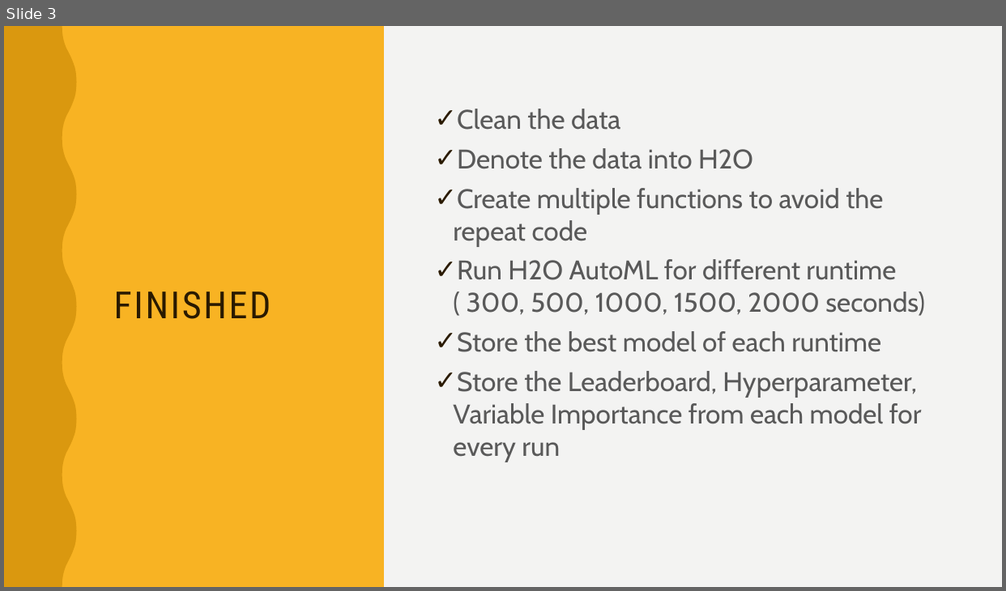
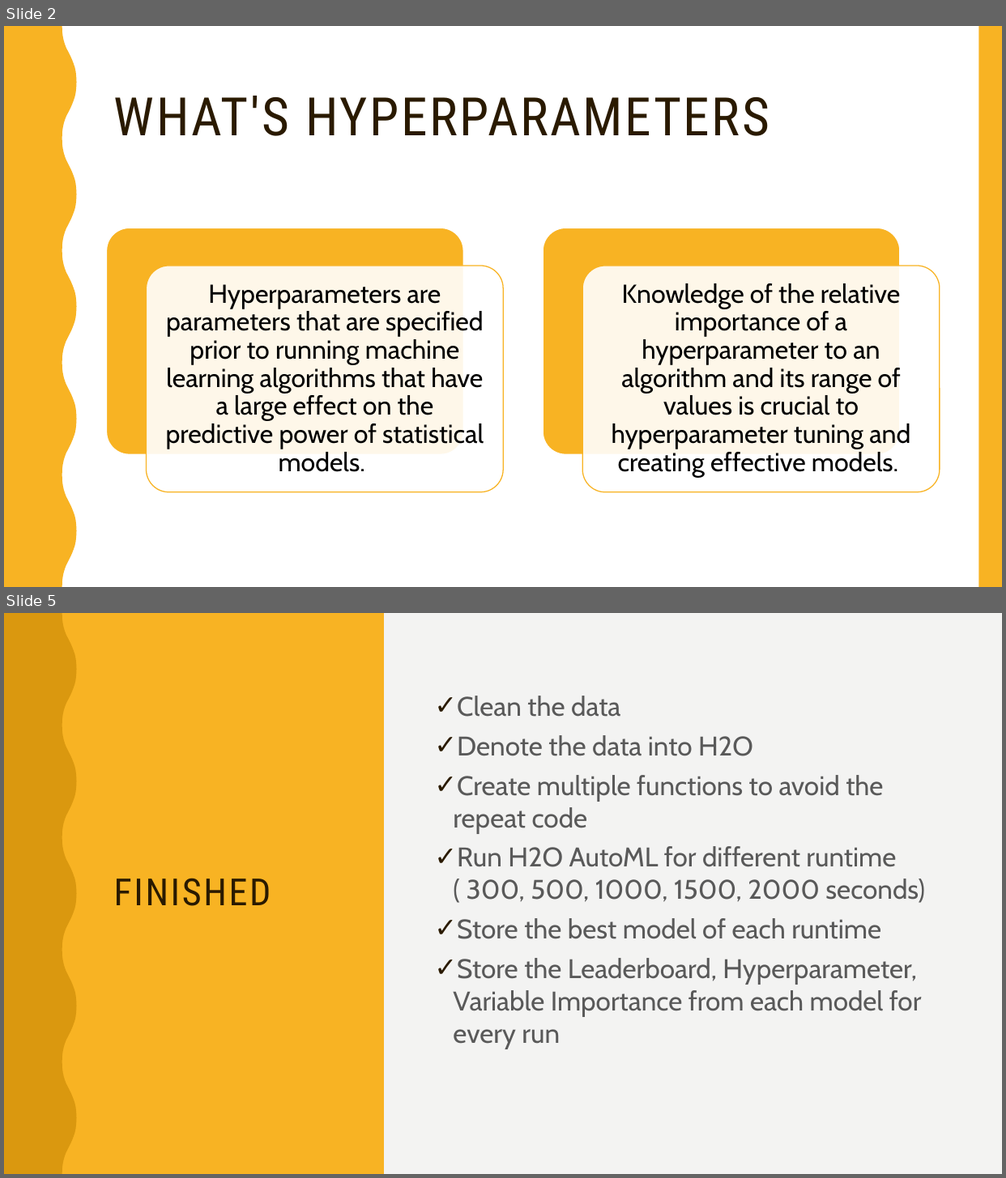
Before and after one commit to INFO6105-Spring19/hyperparameter-db-project-ds07, a slide deck: Presentation.pptx. Shown one above the other, each under a label of ours: slide 3 before the commit, slides 2 and 5 after it; the slides between them are not shown. The pictures are 1006x591 and 1006x1178 pixels, drawn with LibreOffice and Linux fonts; fonts in the diff are those of the drawing. Boxes give left, top, right and bottom in pixels: in the first picture for what was removed or moved away, otherwise in the second. Text is boxed around its words. In the diff, an @@ line names an element or a change of style, - is before the commit and + after.

```diff
--- a/Presentation.pptx
+++ b/Presentation.pptx
@@ slide 2 added at <box>4,26,1002,587</box>, background #FFFFFF; not listed: 1 template element that a slide beside it also shows @@
@@ rectangle added at <box>4,26,1002,587</box>, fill #FFFFFF @@
@@ freeform shape added at <box>4,26,77,587</box>, fill #F8B323 @@
@@ rectangle added at <box>978,26,1002,587</box>, fill #F8B323 @@
@@ title added at <box>114,96,769,136</box>, 51 pt, text #2A1A00 @@
+WHAT'S HYPERPARAMETERS
@@ group added at <box>107,228,940,493</box>: 4 rounded rectangles, 2 texts @@
+Hyperparameters are parameters that are specified prior to running machine learning algorithms that have a large effect on the predictive power of statistical models.
+Knowledge of the relative importance of a hyperparameter to an algorithm and its range of values is crucial to hyperparameter tuning and creating effective models.
@@ what was slide 3 is now slide 5 @@
```
Also in this commit, not shown: 2 slides changed, 1 other slide added, 1 other file.
